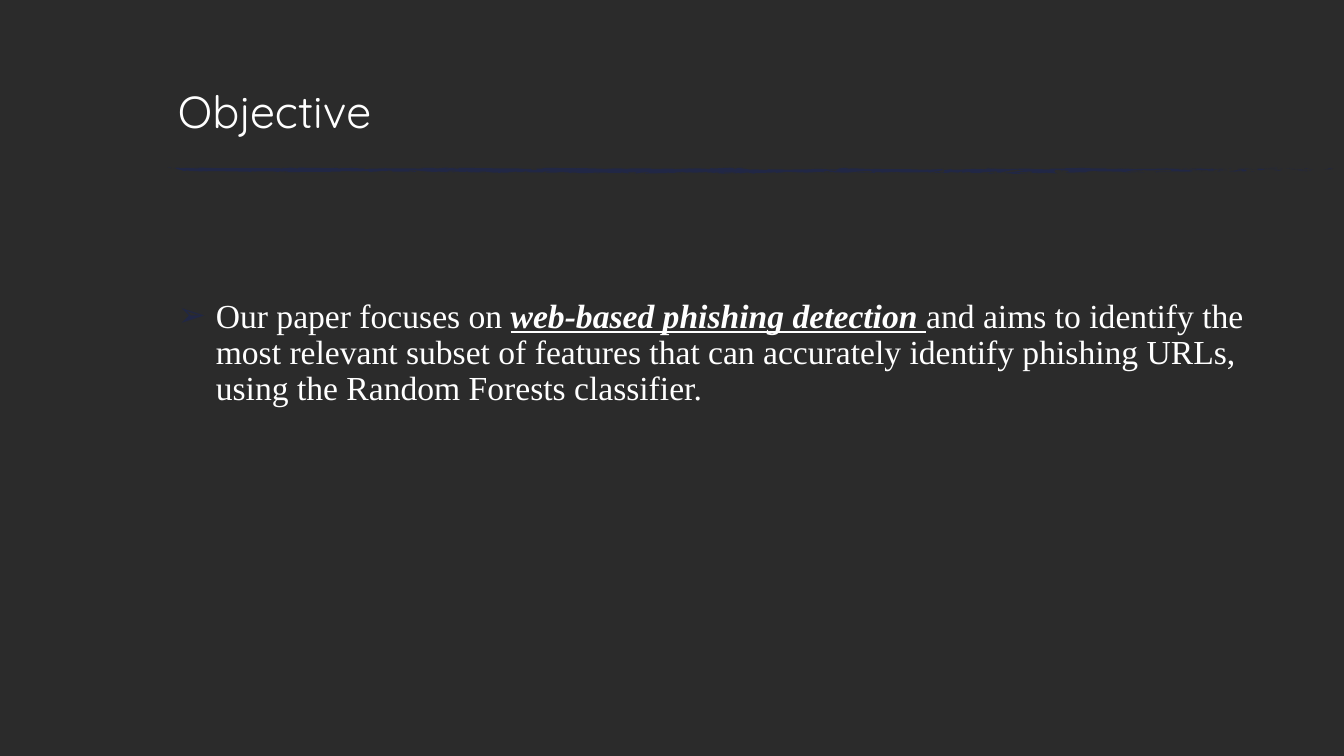
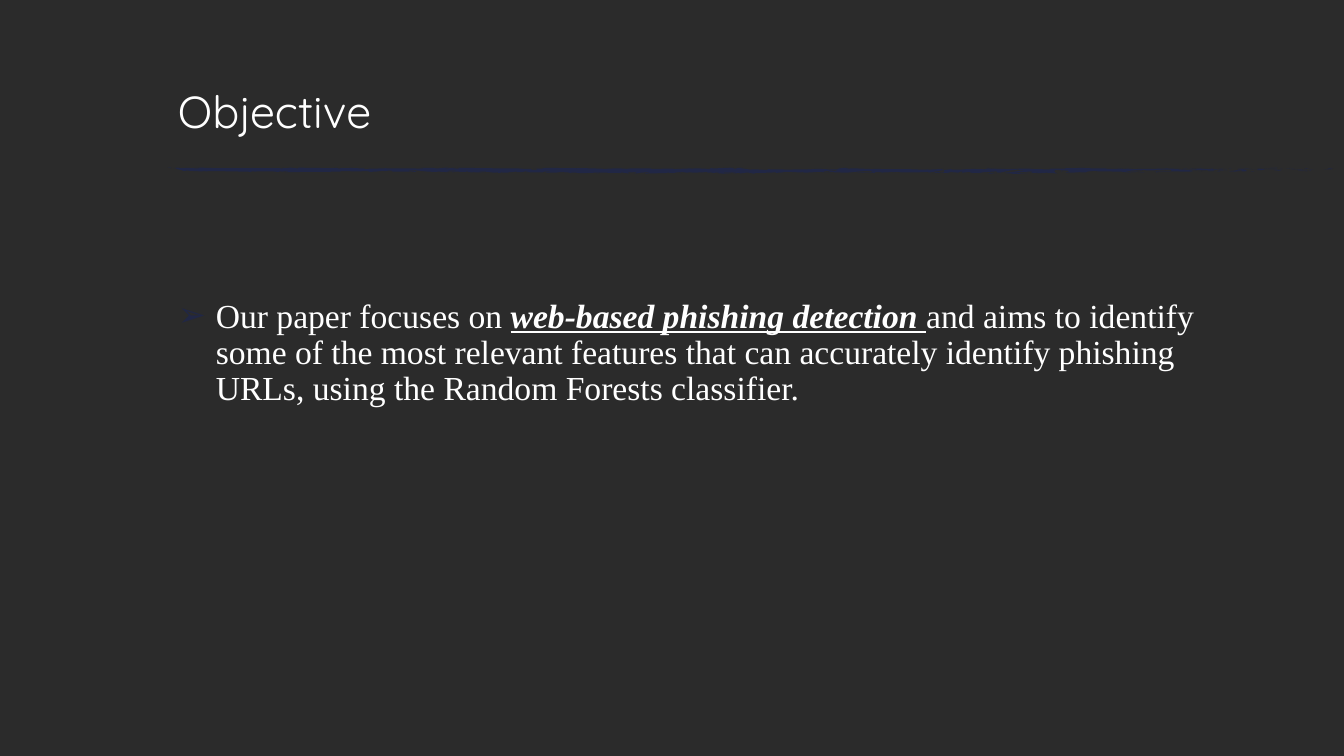
Before and after one commit to zxz003/phishing_Detect, a slide deck: slide 3 of Docs/FinalPresentation.pptx. Drawn at 1344x756 pixels with LibreOffice and Linux fonts; fonts in the diff are those of the drawing; background and template pictures are left out; a plain dark background stands for a picture behind light text. Boxes give left, top, right and bottom in pixels: in the first picture for what was removed or moved away, otherwise in the second. Text is boxed around its words. In the diff, an @@ line names an element or a change of style, - is before the commit and + after.

```diff
--- a/Docs/FinalPresentation.pptx
+++ b/Docs/FinalPresentation.pptx
@@ text at box(216, 304, 1193, 407): text changed @@
-➢ Our paper focuses on web-based phishing detection and aims to identify the most relevant subset of features that can accurately identify phishing URLs, using the Random Forests classifier.
+➢ Our paper focuses on web-based phishing detection and aims to identify some of the most relevant features that can accurately identify phishing URLs, using the Random Forests classifier.
```
Also in this commit, not shown: 10 other slides changed, 1 slide added.
